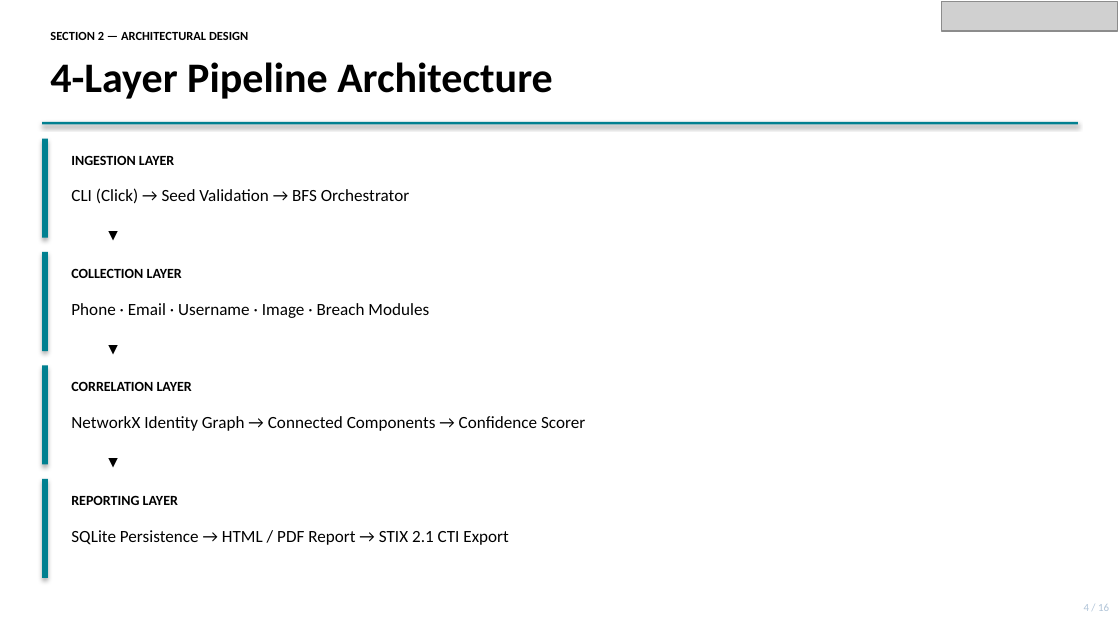
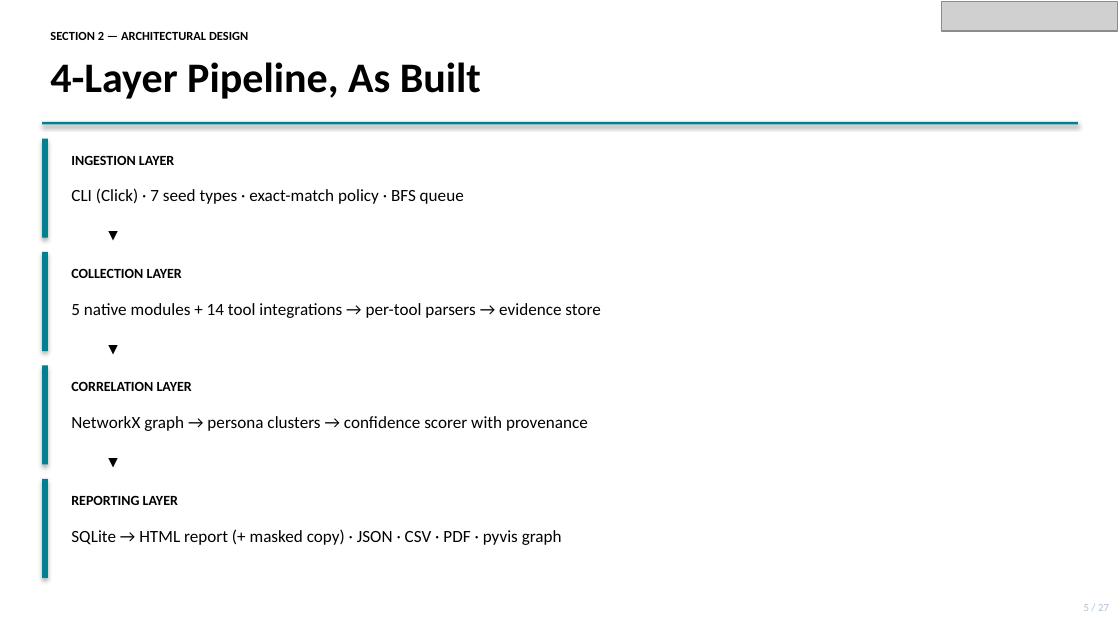
Before and after one commit to dhayarajas/gih, a slide deck: slide 5 of docs/Capstone.pptx. Drawn at 1120x630 pixels with LibreOffice and Linux fonts; fonts in the diff are those of the drawing; grey boxes stand for pictures. Boxes give left, top, right and bottom in pixels: in the first picture for what was removed or moved away, otherwise in the second. Text is boxed around its words. In the diff, an @@ line names an element or a change of style, - is before the commit and + after.

```diff
--- a/docs/Capstone.pptx
+++ b/docs/Capstone.pptx
@@ text at bbox=[50, 62, 481, 99]: text changed @@
-4-Layer Pipeline Architecture
+4-Layer Pipeline, As Built
@@ text at bbox=[71, 188, 464, 204]: text changed @@
-CLI (Click) → Seed Validation → BFS Orchestrator
+CLI (Click) · 7 seed types · exact-match policy · BFS queue
@@ text at bbox=[71, 303, 600, 318]: text changed @@
-Phone · Email · Username · Image · Breach Modules
+5 native modules + 14 tool integrations → per-tool parsers → evidence store
@@ text at bbox=[71, 416, 588, 431]: text changed @@
-NetworkX Identity Graph → Connected Components → Confidence Scorer
+NetworkX graph → persona clusters → confidence scorer with provenance
@@ text at bbox=[71, 529, 562, 545]: text changed @@
-SQLite Persistence → HTML / PDF Report → STIX 2.1 CTI Export
+SQLite → HTML report (+ masked copy) · JSON · CSV · PDF · pyvis graph
@@ text at bbox=[1084, 604, 1109, 611]: text changed @@
-4 / 16
+5 / 27
```
Also in this commit, not shown: 19 other slides changed, 7 slides added, 1 other file.
